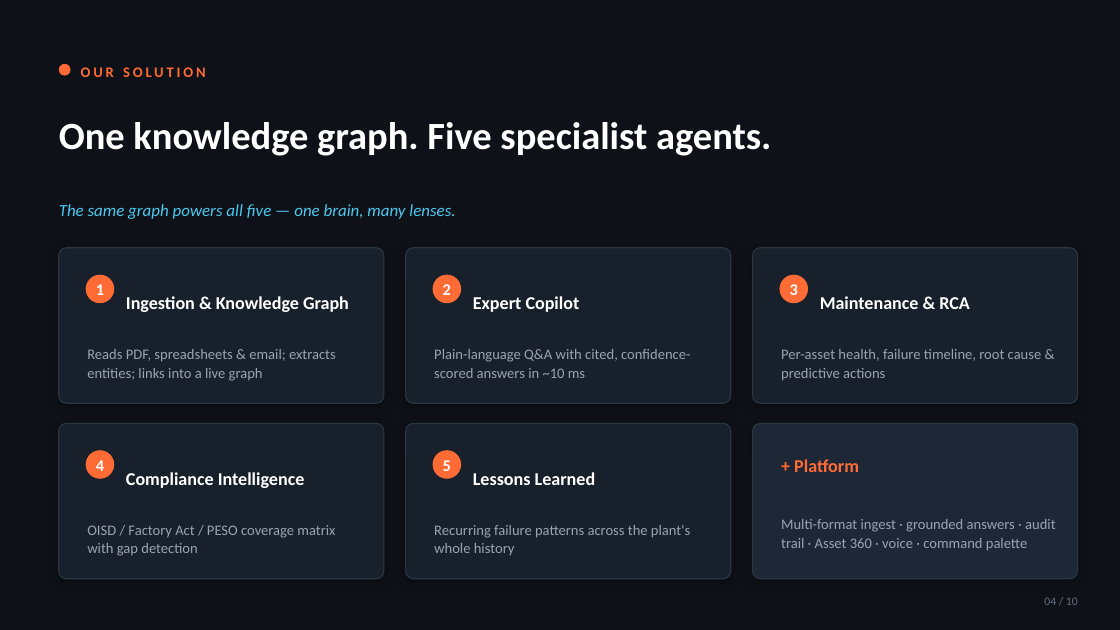
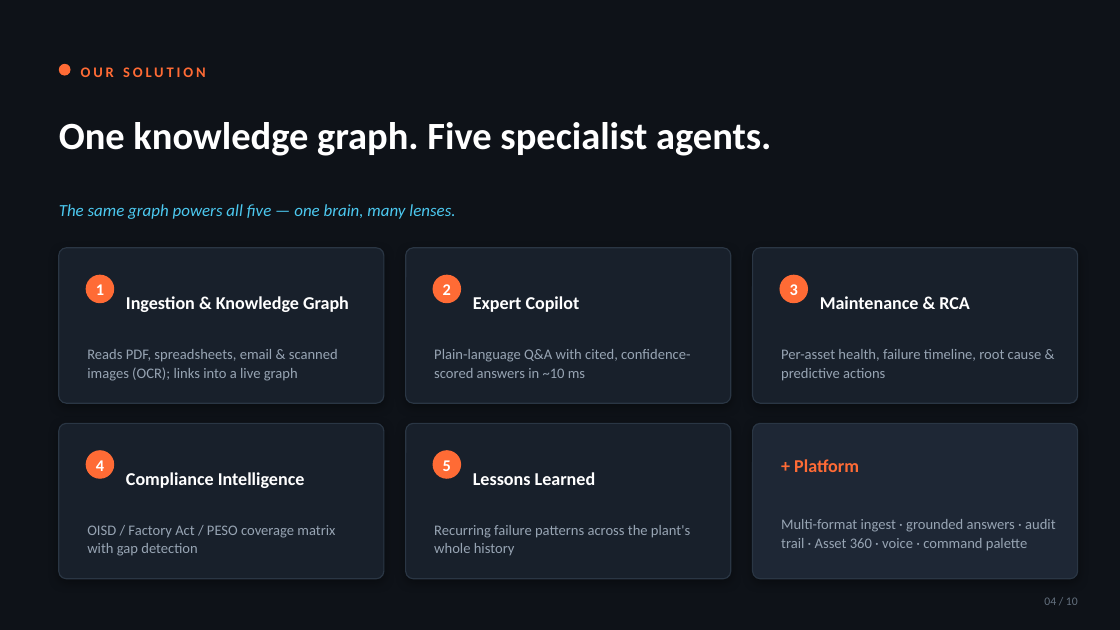
Before and after one commit to raghavendrapatil17/Industrial-Knowledge-Intelligence, a slide deck: slide 4 of ET_AI_Hackathon_IKI.pptx. Drawn at 1120x630 pixels with LibreOffice and Linux fonts; fonts in the diff are those of the drawing. Boxes give left, top, right and bottom in pixels: in the first picture for what was removed or moved away, otherwise in the second. Text is boxed around its words. In the diff, an @@ line names an element or a change of style, - is before the commit and + after.

```diff
--- a/ET_AI_Hackathon_IKI.pptx
+++ b/ET_AI_Hackathon_IKI.pptx
@@ text at [87,349,338,381]: text changed @@
-Reads PDF, spreadsheets & email; extracts entities; links into a live graph
+Reads PDF, spreadsheets, email & scanned images (OCR); links into a live graph
```
Also in this commit, not shown: 2 other slides changed, 10 other files.
